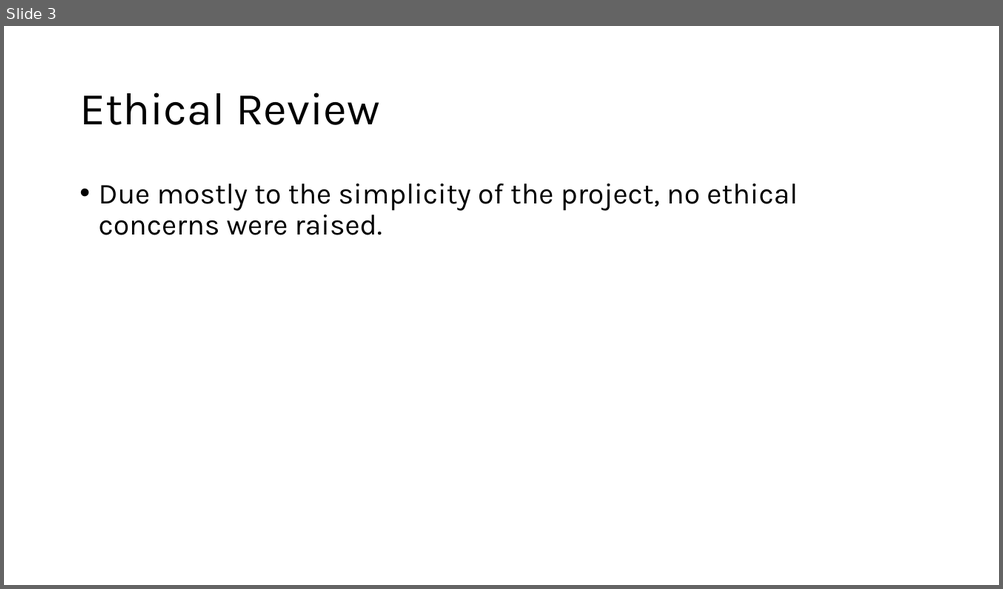
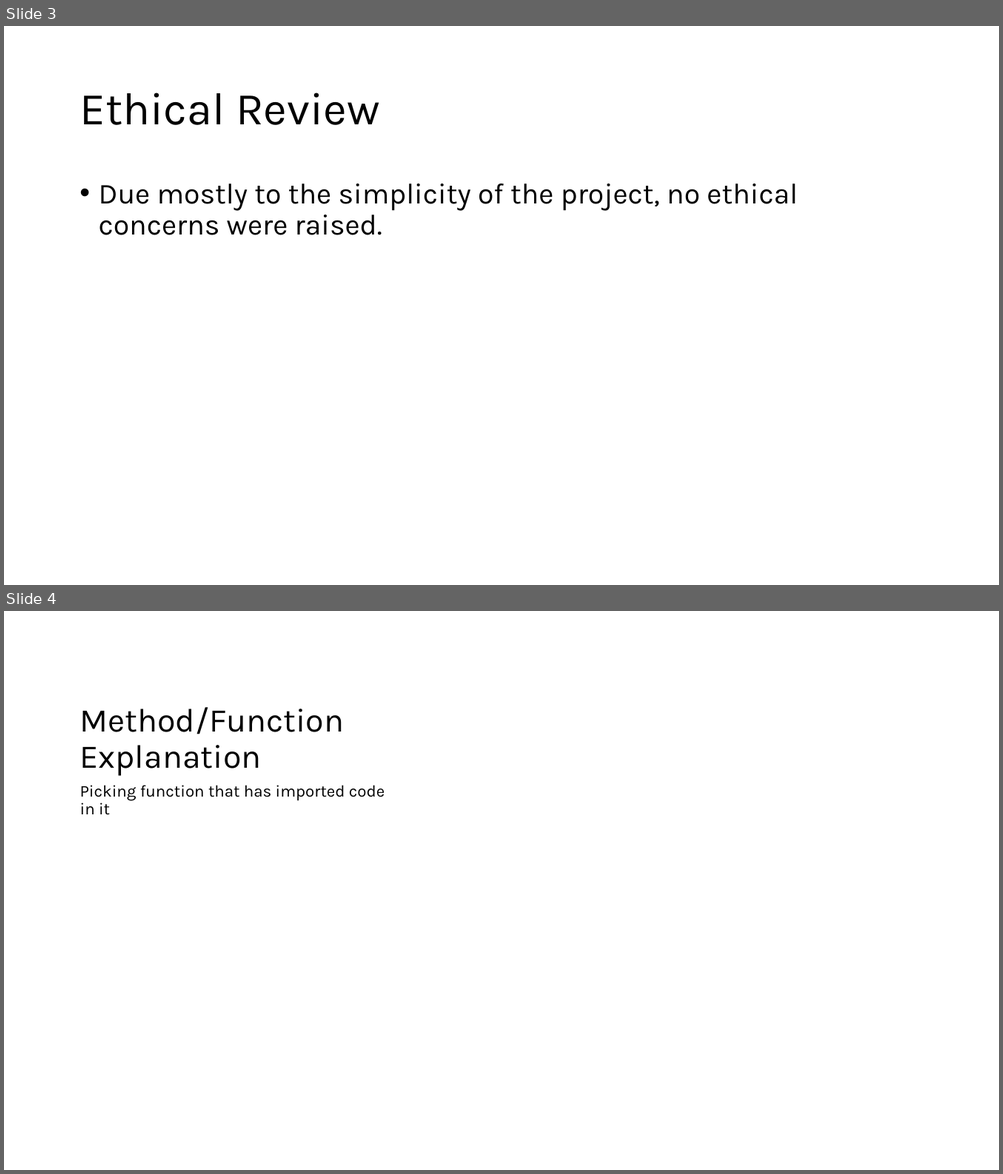
Before and after one commit to tanermaddocks/PDP-JUL2024-TJS, a slide deck: presentation_powerpoint.pptx. Shown one above the other, each under a label of ours: slide 3 before the commit, slides 3 and 4 after it. The pictures are 1003x589 and 1003x1174 pixels, drawn with LibreOffice and Linux fonts; fonts in the diff are those of the drawing. Boxes give left, top, right and bottom in pixels: in the first picture for what was removed or moved away, otherwise in the second. Text is boxed around its words. In the diff, an @@ line names an element or a change of style, - is before the commit and + after.

```diff
--- a/presentation_powerpoint.pptx
+++ b/presentation_powerpoint.pptx
@@ slide 4 added at bbox=[4, 611, 999, 1170], background #FFFFFF @@
@@ title added at bbox=[80, 707, 344, 776], 32 pt, text #000000 @@
+Method/Function Explanation
@@ text added at bbox=[80, 785, 384, 815], 16 pt, text #000000 @@
+Picking function that has imported code in it
```
Also in this commit, not shown: 2 other slides added, 1 slide removed.
